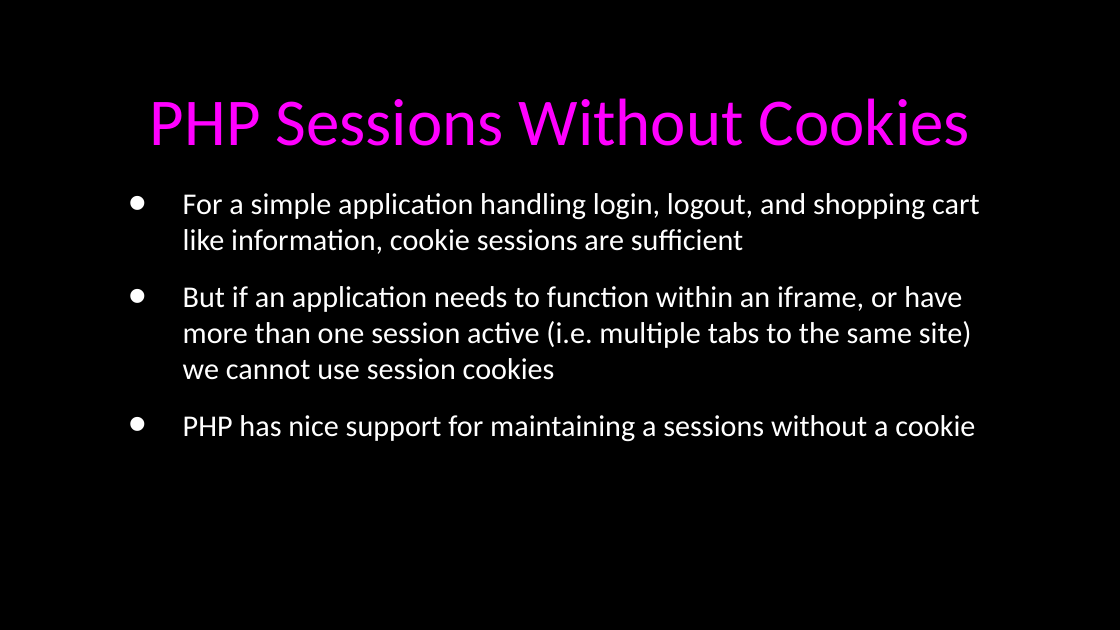
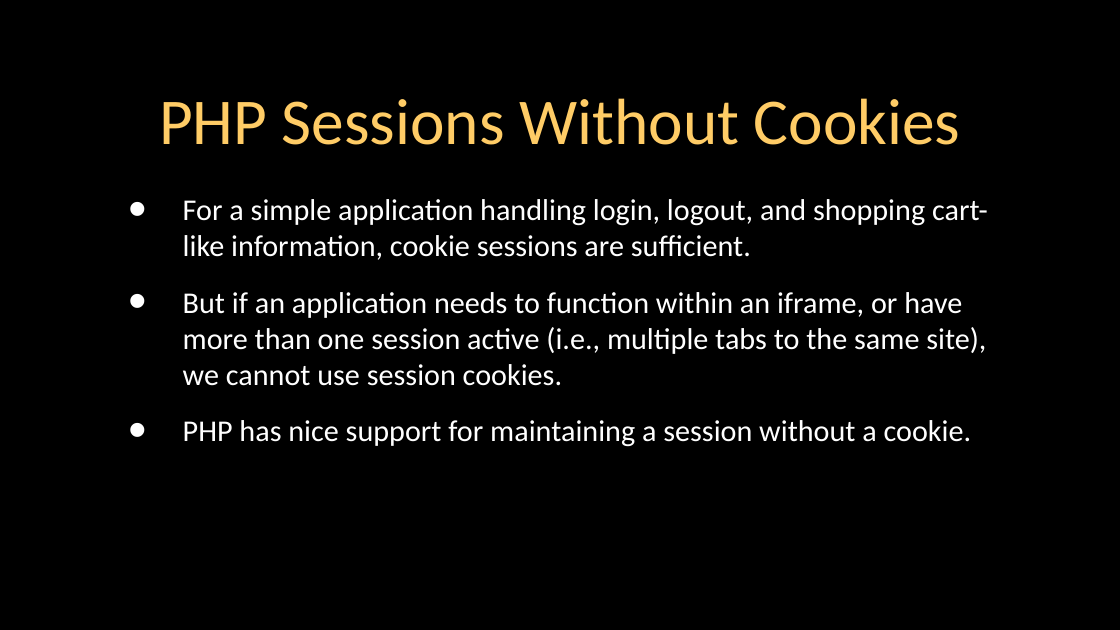
Before and after one commit to csev/wa4e, a slide deck: slide 30 of lectures/PHP-07-Cookies-Sessions.ppt. Drawn at 1120x630 pixels with LibreOffice and Linux fonts; fonts in the diff are those of the drawing. Boxes give left, top, right and bottom in pixels: in the first picture for what was removed or moved away, otherwise in the second. Text is boxed around its words. In the diff, an @@ line names an element or a change of style, - is before the commit and + after.

```diff
--- a/lectures/PHP-07-Cookies-Sessions.ppt
+++ b/lectures/PHP-07-Cookies-Sessions.ppt
@@ title "PHP Sessions Without Cookies" at <box>159,98,960,145</box>: size 43 to 42 pt, text colour #FF00FF to #FFCC66 @@
@@ text at <box>183,199,988,447</box>: text changed @@
-• For a simple application handling login, logout, and shopping cart like information, cookie sessions are sufficient
-• But if an application needs to function within an iframe, or have more than one session active (i.e. multiple tabs to the same site) we cannot use session cookies
-• PHP has nice support for maintaining a sessions without a cookie
+• For a simple application handling login, logout, and shopping cart-like information, cookie sessions are sufficient.
+• But if an application needs to function within an iframe, or have more than one session active (i.e., multiple tabs to the same site), we cannot use session cookies.
+• PHP has nice support for maintaining a session without a cookie.
```
Also in this commit, not shown: 34 other slides changed, 3 other files.
